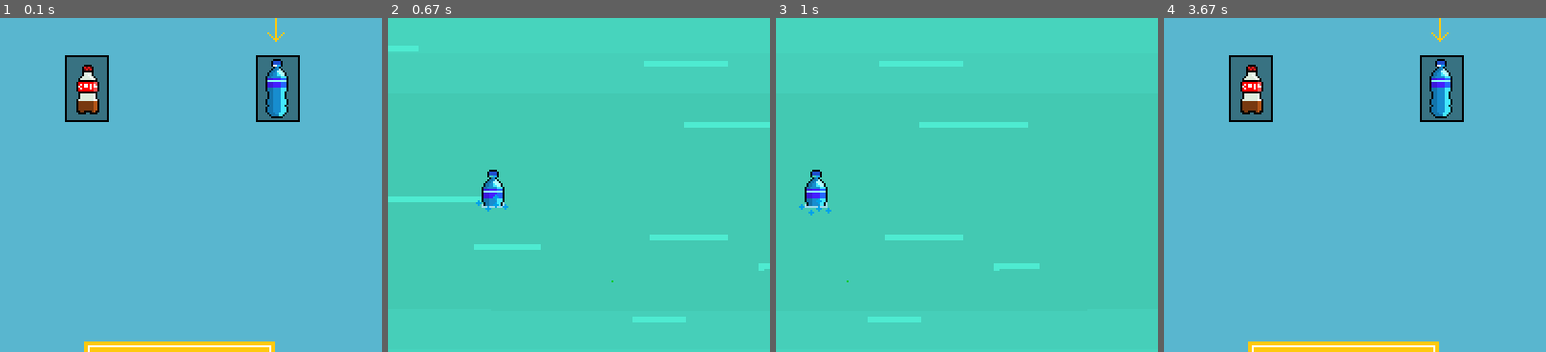
Above: before the commit, frames 1-4 (left to right).
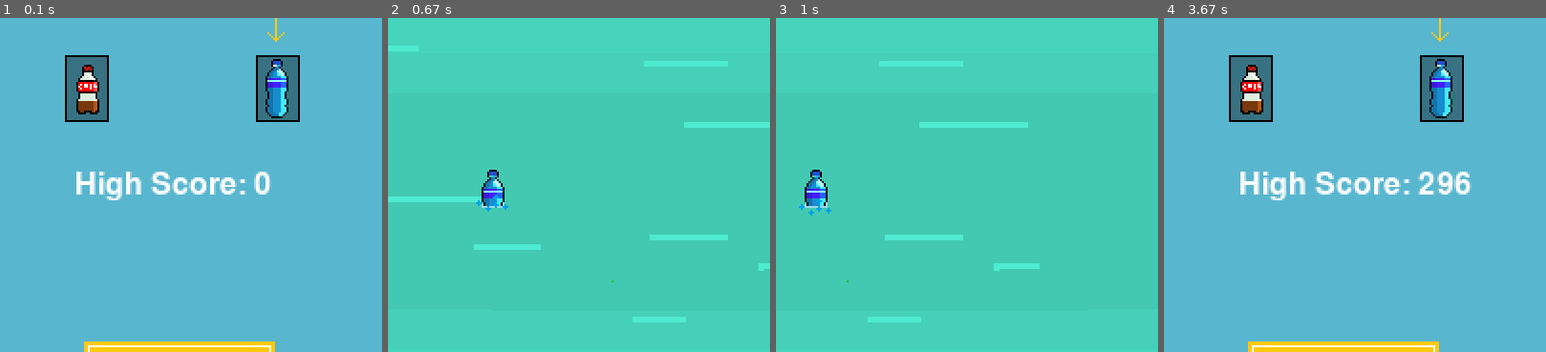
Above: after the commit, the same moments.

Repository: Kan5661/pygame-hackathon
Game: pygame game, started from main.py
Same seed, same stepped clock (60 frames per second), same inputs: the game is played once before the commit and once after it.
Inputs (mouse positions are % of the whole screen's width and height, from its top left):
- Up to frame 1 (0.1 s): no input
- Up to frame 2 (0.67 s): click (49, 76) at 0.38 s
- Up to frame 3 (1 s): hold A from 0.67 s (still down)
- Up to frame 4 (3.67 s): release A at 1.2 s; hold S 1.23-1.53 s; hold A 1.57-1.97 s; click (38, 43) at 3.52 s
The pictures show only the part of the screen within x 25-75%, y 23-73%; the shares and areas given below are measured in that part.

The runs differ from the first frame. In frame 1, 1.8% of the frame differs, in the area x 20-71%, y 46-55%; in frame 2, nothing differs; in frame 3, nothing differs; in frame 4, 2.2%, in the area x 20-81%, y 46-55%.

Commit message:
track highest score

Diff:
--- a/main.py
+++ b/main.py
@@ -118,11 +118,13 @@
 
 
 def player_collision():
-    global GAME1, MENU, player_mov_x, player_mov_y, turtle, G1PAUSE, GAME_SPEED, boulder_rects, SCORE
+    global GAME1, MENU, player_mov_x, player_mov_y, turtle, G1PAUSE, GAME_SPEED, boulder_rects, SCORE, HIGH_SCORE
     if player_rect.colliderect(turtle_rect):
         turtle = turtle_found
         G1PAUSE = True
         GAME_SPEED = 0
+        if SCORE > HIGH_SCORE:
+            HIGH_SCORE = SCORE
         SCORE = 0
 
     if player_rect.collidelist(boulder_rects) != -1:
@@ -166,6 +168,7 @@
 [RUN, MENU, GAME1, G1PAUSE] = [True, True, False, False]
 GAME_SPEED = 4
 SCORE = 0
+HIGH_SCORE = 0
 FRAME = 0
 player_mov_x, player_mov_y, player_speed = 0, 0, 2
 turtle = turtle_seeking
@@ -184,6 +187,7 @@
         display.blit(bottle_select1, bottle_select1_rect)
         display.blit(bottle_select2, bottle_select2_rect)
         display.blit(playBtn, playBtn_rect)
+        write_text('High Score: ' + str(HIGH_SCORE), (255, 255, 255), display, (140, 160), 24)
         if player ==  bottle1:
             selection_arrow_x = bottle_select1_rect.centerx - selection_arrow_rect.w / 2
         elif player == bottle2:
